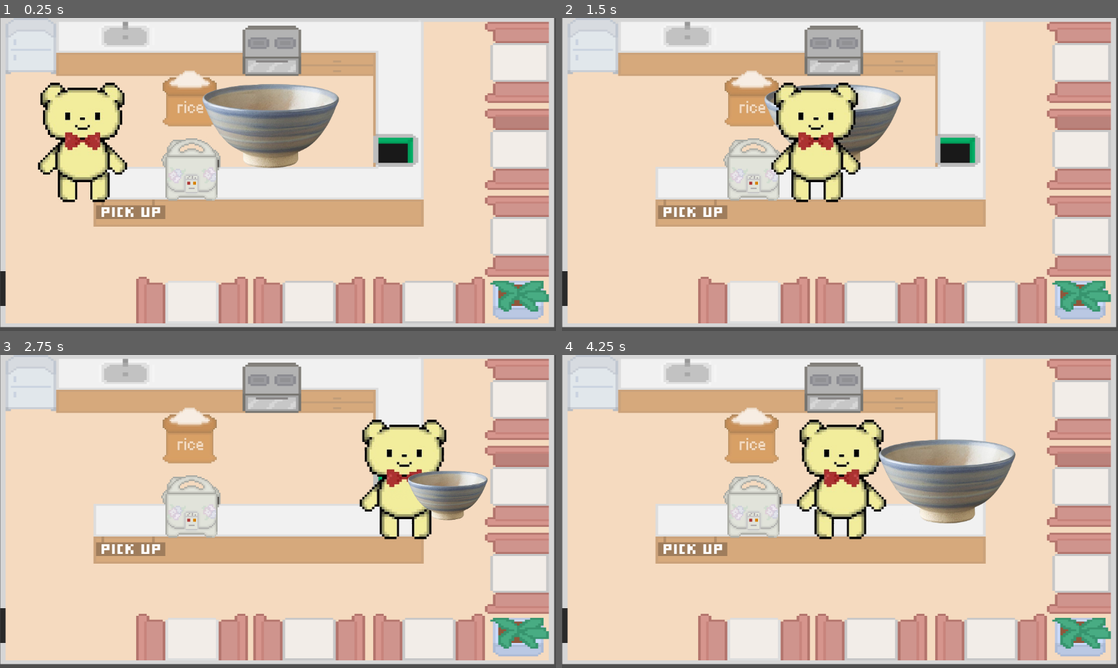
Above: before the commit, frames 1-4 (two rows, left to right).
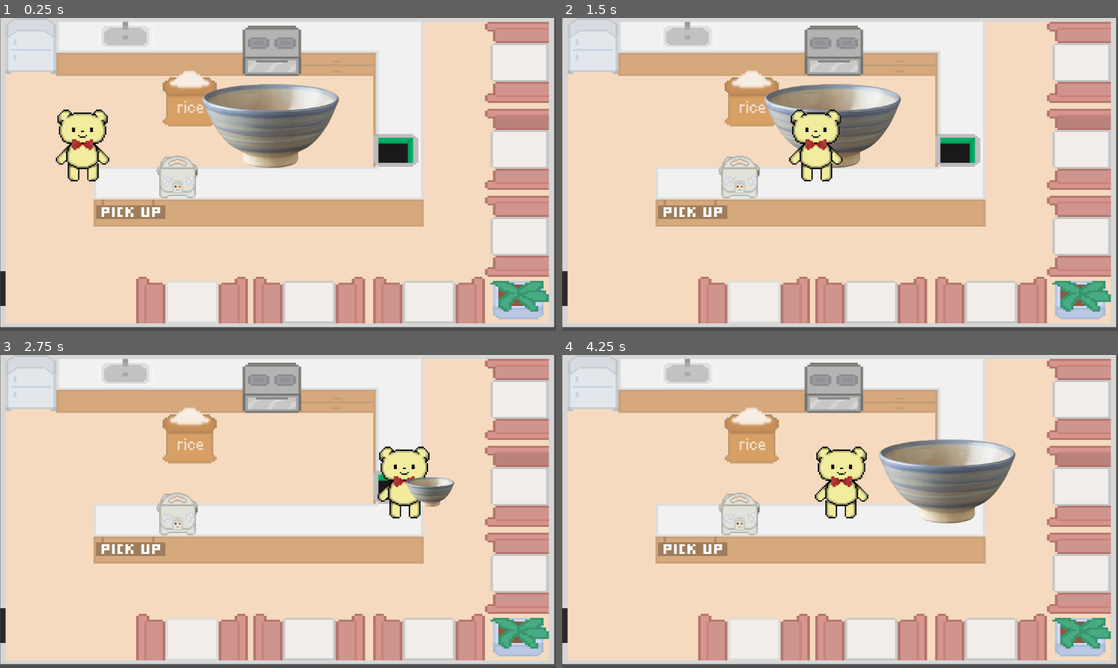
Above: after the commit, the same moments.

Repository: rxsiebearr/Cooking-with-Pao-Pao
Game: Godot game, scene res://store_#1.tscn
Two runs of this game, one before a commit and one after it. Both use one fixed random seed, a clock stepped at 60 frames per second and the inputs below. This scene is started directly instead of the project's main scene.
Inputs (mouse positions are in pixels of both pictures, inside the frame that each line leads up to):
- Up to frame 1 (0.25 s): no input
- Up to frame 2 (1.5 s): tap Enter (ui_accept) at 0.5, 0.77 s; move the mouse to (962, 158) at 0.52 s; hold D (move_right) 0.53-1.25 s; hold E (interact) 0.53-1.25 s; click (962, 158) at 0.67 s; drag from (728, 190) to (751, 99) at 1.27 s
- Up to frame 3 (2.75 s): tap Enter (ui_accept) at 2 s; move the mouse to (333, 442) at 2.02 s; hold D (move_right) from 2.03 s (still down); hold E (interact) from 2.03 s (still down)
- Up to frame 4 (4.25 s): release D (move_right) at 2.75 s; release E (interact) at 2.75 s; drag from (812, 574) to (967, 508) at 2.77 s; move the mouse to (1006, 558) at 3.52 s; hold A (move_left) from 3.53 s (still down); hold E (interact) from 3.53 s (still down); tap Enter (ui_accept) at 3.77 s

The runs differ from the first frame. In frame 1, 4.8% of the frame differs, in the area x 6-40%, y 20-59%; in frame 2, 4.7%; in frame 3, 5.9%, in the area x 28-88%, y 20-59%; in frame 4, 4.9%.

Commit message:
resize images

Diff:
--- a/cooking-with-pao-pao/bear_bear.tscn
+++ b/cooking-with-pao-pao/bear_bear.tscn
@@ -11,6 +11,7 @@
 size = Vector2(169.75, 117.5)
 
 [node name="Bear Bear" type="CharacterBody2D"]
+scale = Vector2(0.6, 0.6)
 script = ExtResource("1_tjqft")
 
 [node name="CharacterSprite" type="Sprite2D" parent="."]
--- a/cooking-with-pao-pao/pickable_item.gd
+++ b/cooking-with-pao-pao/pickable_item.gd
@@ -4,5 +4,6 @@
 @export var item_texture: Texture
 @onready var sprite_2d: Sprite2D = $Sprite2D
 @export var item_name: String = "Unknown"
+
 func _ready() -> void:
 	sprite_2d.texture = item_texture
--- a/cooking-with-pao-pao/store_#1.tscn
+++ b/cooking-with-pao-pao/store_#1.tscn
@@ -29,6 +29,21 @@
 "transitions": PackedFloat32Array(1),
 "update": 1,
 "values": [ExtResource("1_trkgk")]
+}
+
+[sub_resource type="Animation" id="Animation_u4e23"]
+resource_name = "rice_burnt"
+tracks/0/type = "value"
+tracks/0/imported = false
+tracks/0/enabled = true
+tracks/0/path = NodePath("RiceCooker:texture")
+tracks/0/interp = 1
+tracks/0/loop_wrap = true
+tracks/0/keys = {
+"times": PackedFloat32Array(0),
+"transitions": PackedFloat32Array(1),
+"update": 1,
+"values": [ExtResource("6_58c1d")]
 }
 
 [sub_resource type="Animation" id="Animation_r5jaw"]
@@ -91,21 +106,6 @@
 "values": [ExtResource("4_o5lyj")]
 }
 
-[sub_resource type="Animation" id="Animation_u4e23"]
-resource_name = "rice_burnt"
-tracks/0/type = "value"
-tracks/0/imported = false
-tracks/0/enabled = true
-tracks/0/path = NodePath("RiceCooker:texture")
-tracks/0/interp = 1
-tracks/0/loop_wrap = true
-tracks/0/keys = {
-"times": PackedFloat32Array(0),
-"transitions": PackedFloat32Array(1),
-"update": 1,
-"values": [ExtResource("6_58c1d")]
-}
-
 [sub_resource type="AnimationLibrary" id="AnimationLibrary_awojr"]
 _data = {
 "RESET": SubResource("Animation_fc1kx"),
@@ -131,12 +131,12 @@
 script = ExtResource("1_eqtje")
 
 [node name="RiceCooker" type="Sprite2D" parent="RiceCookerArea"]
-position = Vector2(765, 296)
-scale = Vector2(0.375, 0.375)
+position = Vector2(736, 320)
+scale = Vector2(0.261, 0.256)
 texture = ExtResource("1_trkgk")
 
 [node name="CollisionShape2D" type="CollisionShape2D" parent="RiceCookerArea"]
-position = Vector2(764.5, 389.5)
+position = Vector2(736, 320)
 scale = Vector2(0.375, 0.375)
 shape = SubResource("RectangleShape2D_djeio")
 
